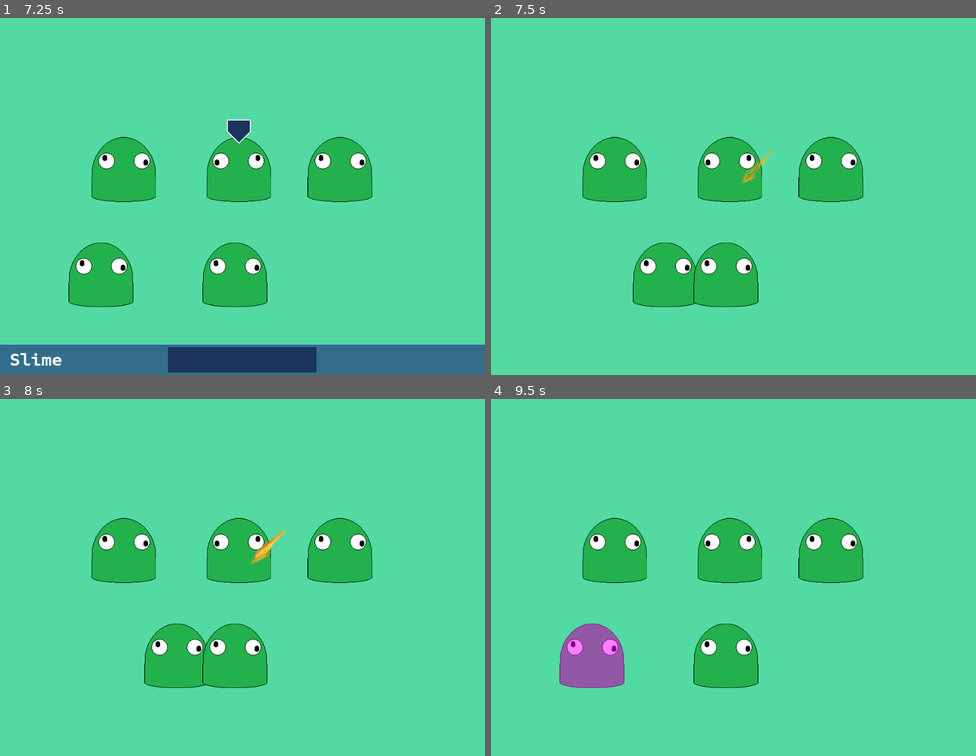
Above: before the commit, frames 1-4 (two rows, left to right).
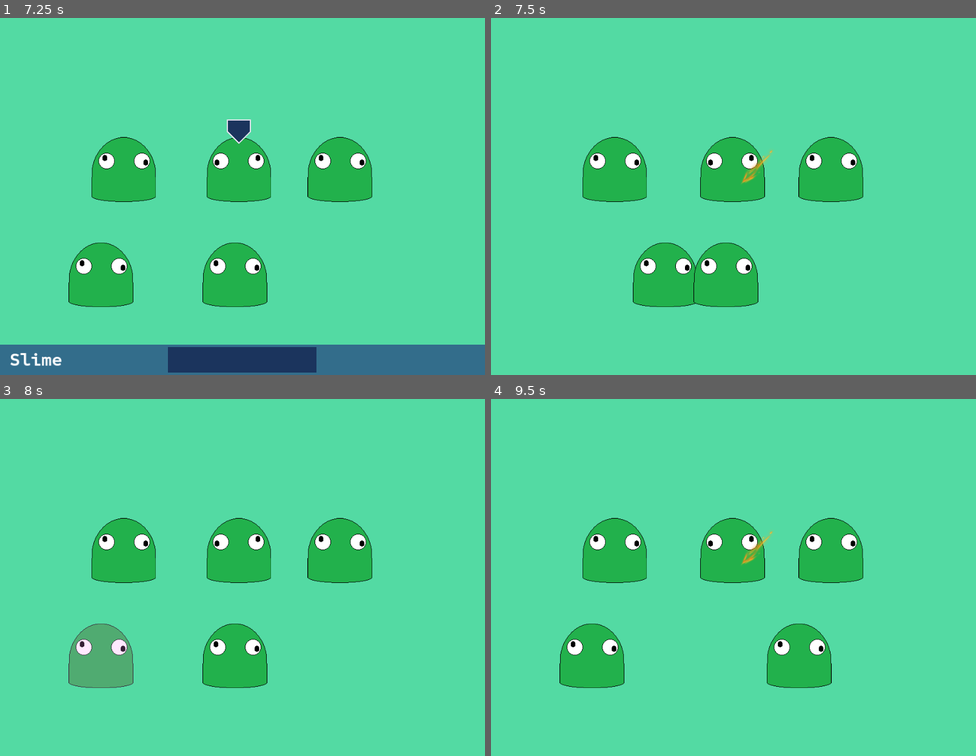
Above: after the commit, the same moments.

Repository: Tougon/CopyrightRPG
Game: Godot game, scene res://src/RPGData/Scenes/BattleScene.tscn
Same seed, same stepped clock (60 frames per second), same inputs: the game is played once before the commit and once after it. Video files are missing from this copy of the repository; at most half a second of black plays in their place.
Inputs (mouse positions are in pixels of both pictures, inside the frame that each line leads up to):
- Up to frame 1 (7.25 s): tap Enter at 0.5, 4.25 s; move the mouse to (349, 175) at 0.52 s; click (349, 175) at 0.67 s; drag from (145, 210) to (218, 264) at 1.27 s; move the mouse to (291, 114) at 2.02 s; click (291, 114) at 2.17 s; click "Attack" at 2.75 s; tap Space at 3.5 s; drag from (218, 264) to (97, 139) at 3.52 s; move the mouse to (388, 246) at 4.27 s; click (388, 246) at 4.42 s; click "Magic" at 5 s; click "Defend" at 5.75 s; click "Attack" at 6.5 s
- Up to frame 2 (7.5 s): tap Space at 7.25 s; drag from (588, 139) to (660, 100) at 7.27 s
- Up to frame 3 (8 s): no input
- Up to frame 4 (9.5 s): move the mouse to (757, 573) at 8.02 s; click (757, 573) at 8.17 s; drag from (660, 481) to (636, 591) at 8.77 s

Frame 1 is identical in both runs. In frame 2, 0.4% of the frame differs, in the area x 42-57%, y 33-52%; in frame 3, 4.2%; in frame 4, 6.8%, in the area x 14-71%, y 33-81%.

Commit message:
1-18-24 - Cleanup
Cleaned up some unneeded print statements.
Implemented vibration for damaging

Diff:
--- a/assets/Animations/Sequences/test_anim.tres
+++ b/assets/Animations/Sequences/test_anim.tres
@@ -14,7 +14,7 @@
 
 [sub_resource type="Resource" id="Resource_5quh4"]
 script = ExtResource("1_chofk")
-num_loops = 3
+num_loops = 1
 loop_targets = false
 
 [sub_resource type="Resource" id="Resource_3jtwj"]
@@ -67,6 +67,16 @@
 frame_order = 0
 action = SubResource("Resource_vbnhx")
 
+[sub_resource type="Resource" id="Resource_asoi5"]
+script = ExtResource("9_w7h8s")
+vibrate = true
+
+[sub_resource type="Resource" id="Resource_q3dud"]
+script = ExtResource("2_st50u")
+frame = 7
+frame_order = 2
+action = SubResource("Resource_asoi5")
+
 [sub_resource type="Resource" id="Resource_g3qyw"]
 script = ExtResource("2_hn3wi")
 target = "Sprite2D"
@@ -140,16 +150,6 @@
 frame_order = 0
 action = SubResource("Resource_7o3cw")
 
-[sub_resource type="Resource" id="Resource_asoi5"]
-script = ExtResource("9_w7h8s")
-vibrate = true
-
-[sub_resource type="Resource" id="Resource_q3dud"]
-script = ExtResource("2_st50u")
-frame = 30
-frame_order = 2
-action = SubResource("Resource_asoi5")
-
 [sub_resource type="Resource" id="Resource_w8f08"]
 script = ExtResource("2_hn3wi")
 target = "Sprite2D"
@@ -216,4 +216,4 @@
 [resource]
 script = ExtResource("1_42ti6")
 animation_name = "Test"
-animation_sequence = Array[ExtResource("2_st50u")]([SubResou …(67 unchanged characters)… Resource_khlsu"), SubResource("Resource_1e5uo"), SubResource("Resource_6ya30"), SubResource("Resource_xc5jk"), SubResource("Resource_u0ohg"), SubResource("Resource_q3dud"), SubResource("Resource_ebtrm"), SubResource("Resource_16hyf"), SubResource("Resource_iwrrj")])
+animation_sequence = Array[ExtResource("2_st50u")]([SubResou …(67 unchanged characters)… Resource_khlsu"), SubResource("Resource_q3dud"), SubResource("Resource_1e5uo"), SubResource("Resource_6ya30"), SubResource("Resource_xc5jk"), SubResource("Resource_u0ohg"), SubResource("Resource_ebtrm"), SubResource("Resource_16hyf"), SubResource("Resource_iwrrj")])
--- a/src/AnimationSequence/Scripts/Actions/apply_damage.gd
+++ b/src/AnimationSequence/Scripts/Actions/apply_damage.gd
@@ -5,7 +5,6 @@
 @export var vibrate : bool = true;
 
 func execute(sequence : AnimationSequence):
-	print(sequence.spell_cast.size())
 	var index = sequence.target_index;
 	var dmg = sequence.spell_cast[index].get_current_hit_damage();
 	var crit = sequence.spell_cast[index].get_current_hit_critical();
--- a/src/RPGData/Scenes/Entity/EntityController.gd
+++ b/src/RPGData/Scenes/Entity/EntityController.gd
@@ -7,6 +7,9 @@
 var current_action : Spell;
 var current_target : Array[EntityController];
 var current_behavior : EntityBehaviorObject;
+
+# constants
+const SHAKE_DURATION : float =  0.26;
 
 # Runtime values
 var level : int;
@@ -198,12 +201,12 @@
 func apply_damage(val : int, crit : bool, vibrate : bool, hit : bool = true):
 	if is_defeated : return;
 
-	print("Damaging for " + str(val));
+	#print("Damaging for " + str(val));
 
 	if val == 0 :
 		if vibrate :
 			if hit :
-				print("TODO: Weak Shake");
+				TweenExtensions.shake_position_2d(self, SHAKE_DURATION * 0.7, 22.5, Vector2(7.5, 0), Tween.TRANS_QUAD, Tween.EASE_IN_OUT, 0.35);
 			else :
 				print("TODO: Dodge");
 	else :
@@ -216,9 +219,9 @@
 
 		if vibrate :
 			if crit || is_defeated :
-				print("TODO: Shake aggressive");
+				TweenExtensions.shake_position_2d(self, SHAKE_DURATION, 45, Vector2(50, 0), Tween.TRANS_QUAD, Tween.EASE_IN_OUT, 0.35);
 			else :
-				print("TODO: Shake");
+				TweenExtensions.shake_position_2d(self, SHAKE_DURATION, 35, Vector2(40, 0), Tween.TRANS_QUAD, Tween.EASE_IN_OUT, 0.35);
 
 
 func on_defeat():
--- a/src/RPGData/Scripts/Spells/attack_spell.gd
+++ b/src/RPGData/Scripts/Spells/attack_spell.gd
@@ -50,7 +50,6 @@
 
 	var result = (randf() * 100) <= hit;
 
-	print(str(hit) + " " + str(accuracy) + " " + str(evasion))
 	# TODO: Check if result failed and use that to handle the miss messaging
 
 	return result;
@@ -94,7 +93,7 @@
 		var critical = false;
 		if critical_chance > 0 && can_critical:
 			critical = randf() < (1.0 / critical_chance);
-		crit.append(true);
+		crit.append(critical);
 
 		var atk_mod = user.get_attack_modifier();
 		if atk_type == SpellHitType.Special: atk_mod = user.get_sp_attack_modifier();
@@ -125,8 +124,6 @@
 
 		if critical : damage *= 1.5
 
-		print(damage);
-		print(roundi(damage));
 		result.append(roundi(damage));
 
 	cast.set_damage(result);
--- a/src/TweenExtensions/Scripts/TweenExtensions.gd
+++ b/src/TweenExtensions/Scripts/TweenExtensions.gd
@@ -51,8 +51,8 @@
 		strength *= decay_factor;
 
 	node.position = original_position;
-	print(iterations)
-	print(step)
+	#print(iterations)
+	#print(step)
 
 
 static func _move_in_direction(node : Node, direction : Vector2, strength : Vector2, step : float, transition : Tween.TransitionType, ease : Tween.EaseType) -> Tween:
